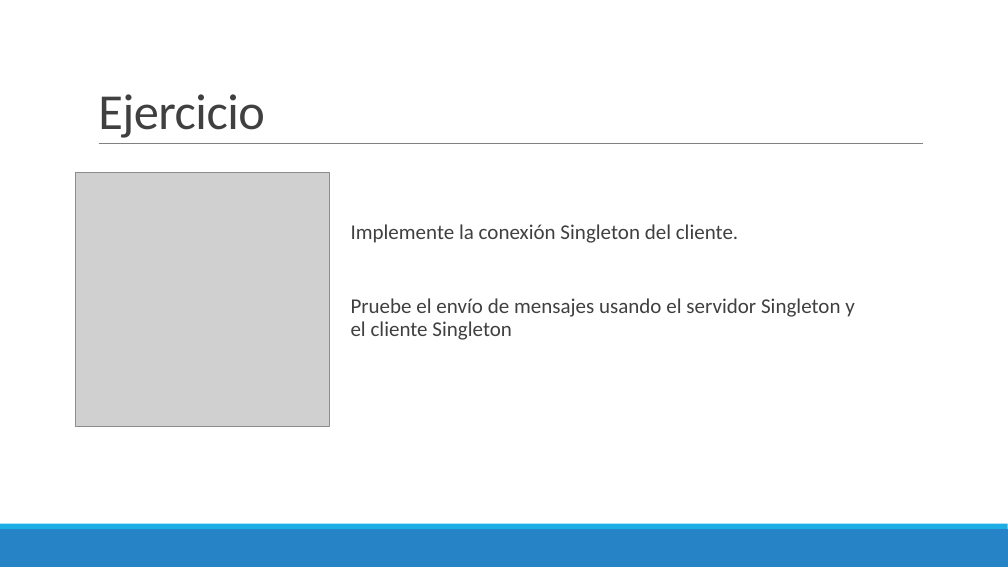
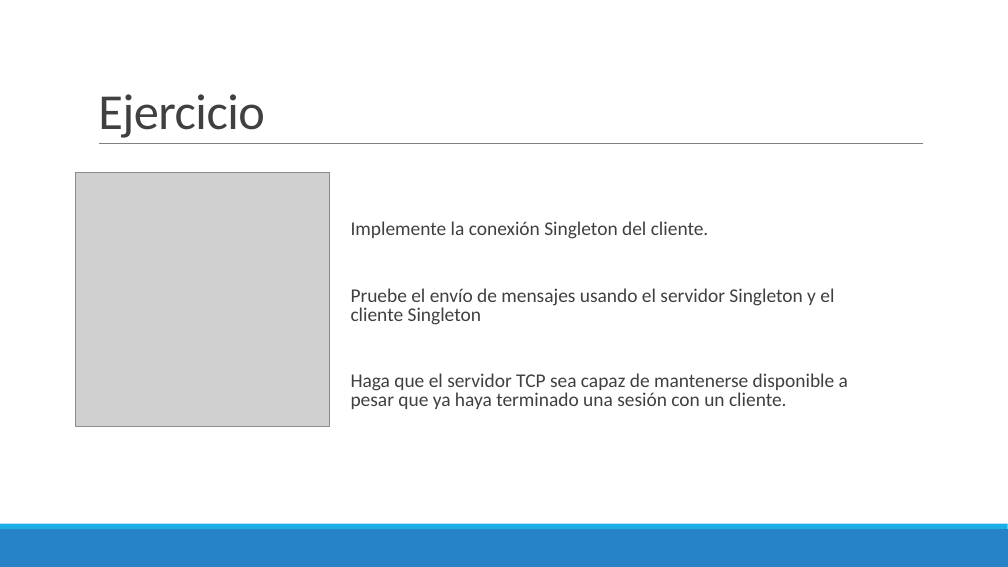
Before and after one commit to Domiciano/ProgramacionEnRed191, a slide deck: slide 49 of Semana 3/Presentación.pptx. Drawn at 1008x567 pixels with LibreOffice and Linux fonts; fonts in the diff are those of the drawing; grey boxes stand for pictures. Boxes give left, top, right and bottom in pixels: in the first picture for what was removed or moved away, otherwise in the second. Text is boxed around its words. In the diff, an @@ line names an element or a change of style, - is before the commit and + after.

```diff
--- a/Semana 3/Presentación.pptx
+++ b/Semana 3/Presentación.pptx
@@ text at bbox=[351, 221, 834, 325]: size 20 to 18.5 pt in "Implemente la conexión Singleton del cliente.", "Pruebe el envío de mensajes usando el ..."; line spacing 0.9 to 0.8 @@
@@ text at bbox=[351, 373, 848, 409]: paragraph added @@
+  Haga que el servidor TCP sea capaz de mantenerse disponible a pesar que ya haya terminado una sesión con un cliente.
```
Also in this commit, not shown: 1 other file.
